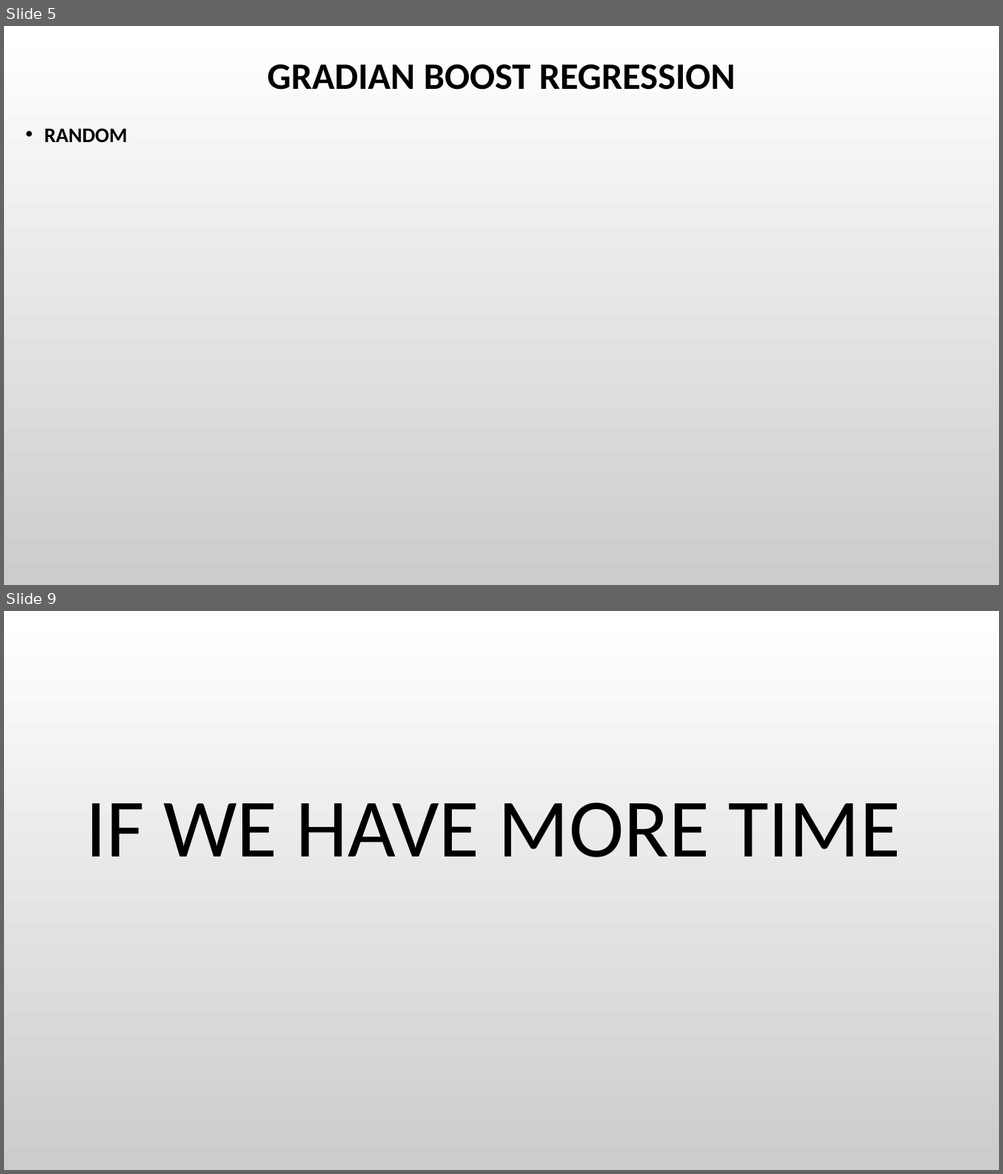
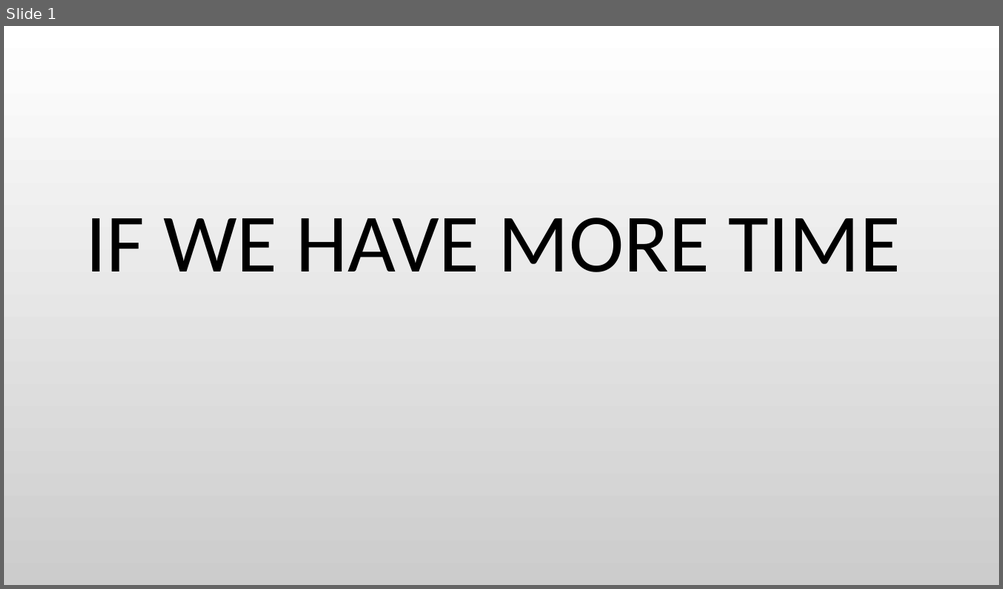
Before and after one commit to Anuujints/FinalUCBX, a slide deck: flu_indicator/data/resources/Presentation1.pptx. Shown one above the other, each under a label of ours: slides 5 and 9 before the commit, slide 1 after it; the slides between them are not shown. The pictures are 1003x1174 and 1003x589 pixels, drawn with LibreOffice and Linux fonts; fonts in the diff are those of the drawing; background and template pictures are left out. Boxes give left, top, right and bottom in pixels: in the first picture for what was removed or moved away, otherwise in the second. Text is boxed around its words. In the diff, an @@ line names an element or a change of style, - is before the commit and + after.

```diff
--- a/flu_indicator/data/resources/Presentation1.pptx
+++ b/flu_indicator/data/resources/Presentation1.pptx
@@ slide 5 removed at bbox=[4, 26, 999, 585], background picture (left out) @@
@@ title removed at bbox=[267, 64, 735, 90] @@
-GRADIAN BOOST REGRESSION
@@ text removed at bbox=[44, 128, 127, 143] @@
-• RANDOM
@@ what was slide 9 is now slide 1 @@
```
Also in this commit, not shown: 7 other slides removed, 14 other files.
